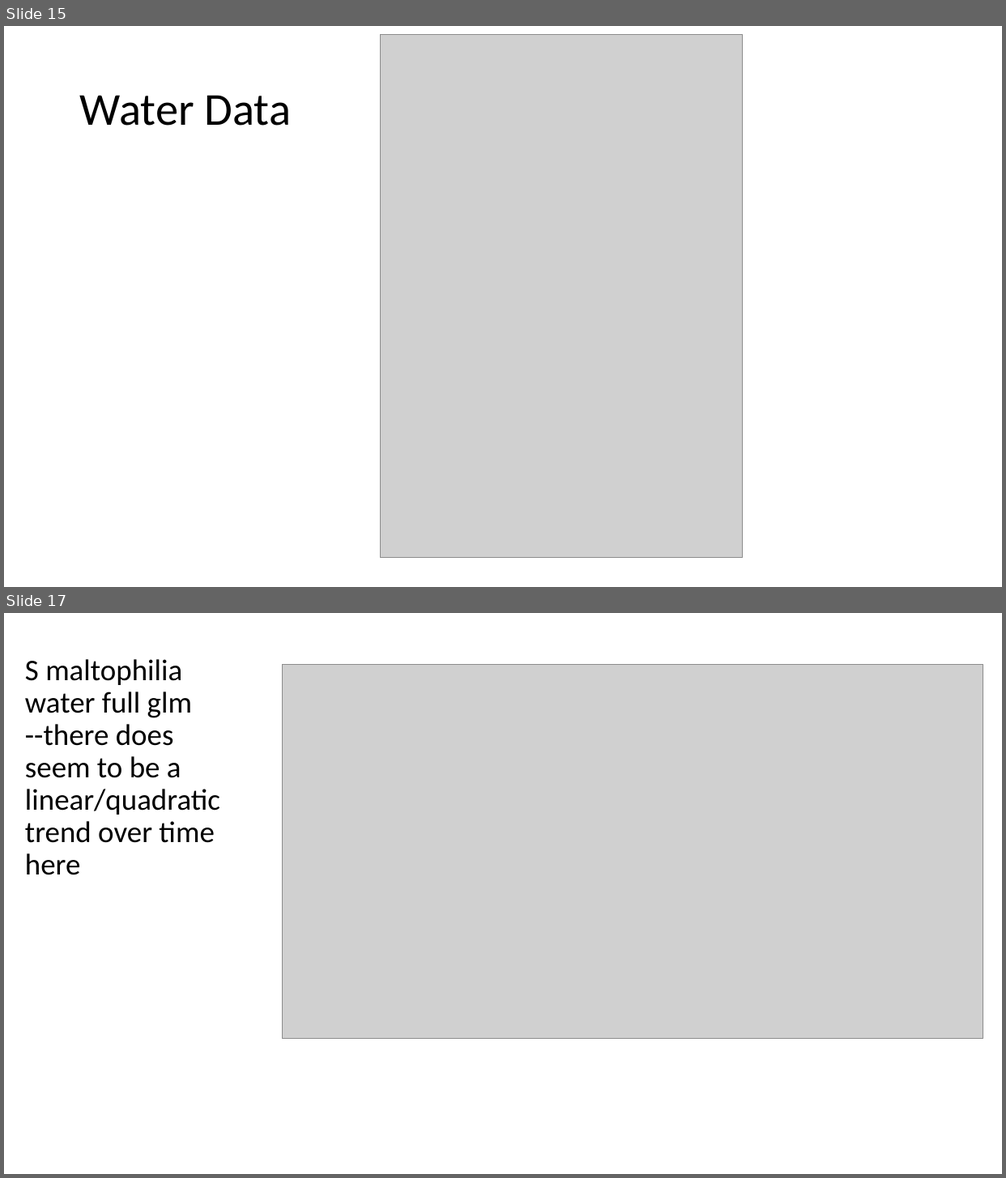
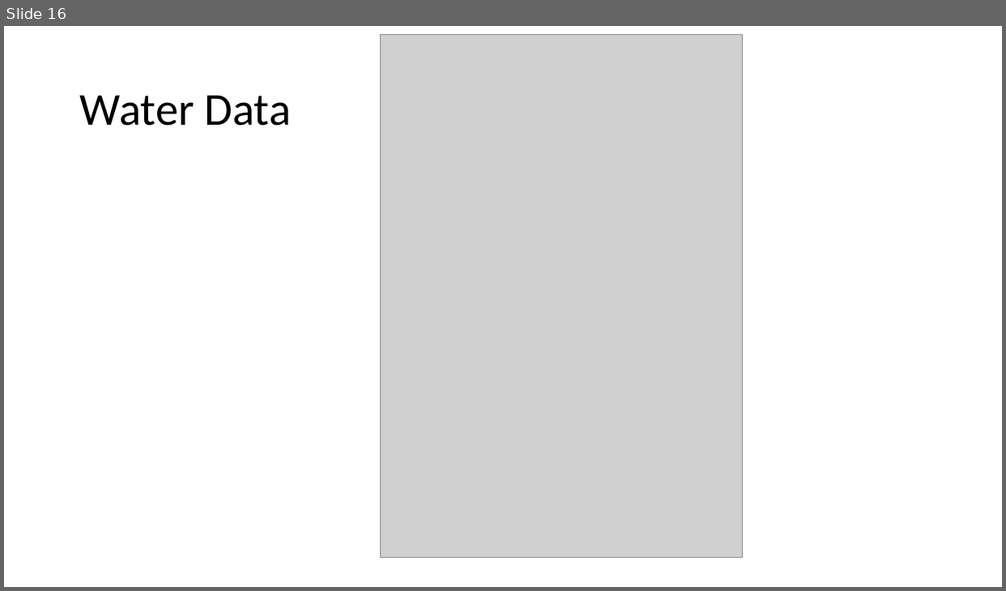
Before and after one commit to microbial-genomics/eytcheson_microplastics, a slide deck: pptx/glm_microplastics_water_v3.pptx. Shown one above the other, each under a label of ours: slides 15 and 17 before the commit, slide 16 after it; the slides between them are not shown. The pictures are 1006x1178 and 1006x591 pixels, drawn with LibreOffice and Linux fonts; fonts in the diff are those of the drawing; grey boxes stand for pictures. Boxes give left, top, right and bottom in pixels: in the first picture for what was removed or moved away, otherwise in the second. Text is boxed around its words. In the diff, an @@ line names an element or a change of style, - is before the commit and + after.

```diff
--- a/pptx/glm_microplastics_water_v3.pptx
+++ b/pptx/glm_microplastics_water_v3.pptx
@@ slide 17 removed at [4, 613, 1002, 1174], background #FFFFFF @@
@@ title removed at [25, 659, 220, 875] @@
-S maltophilia water full glm
---there does seem to be a linear/quadratic trend over time here
@@ picture removed at [283, 665, 983, 1039] @@
@@ what was slide 15 is now slide 16 @@
```
Also in this commit, not shown: 14 slides changed, 5 slides added, 3 other slides removed, 8 other files.
